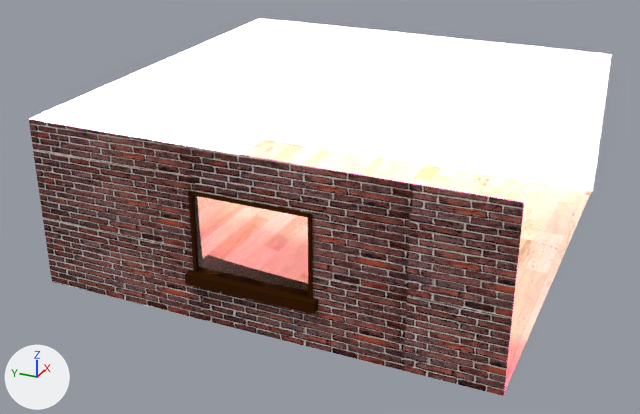
The Blender file Projekt/01-Model/lw-raum.blend: old version first, new version second.
Rendered twice from a camera (50 mm lens) standing at (-29.0, -11.7, 15.3) and looking at (-1.3, 0.7, 1.4). Lighting does not change. The marker at lower left points along +X, +Y and +Z.
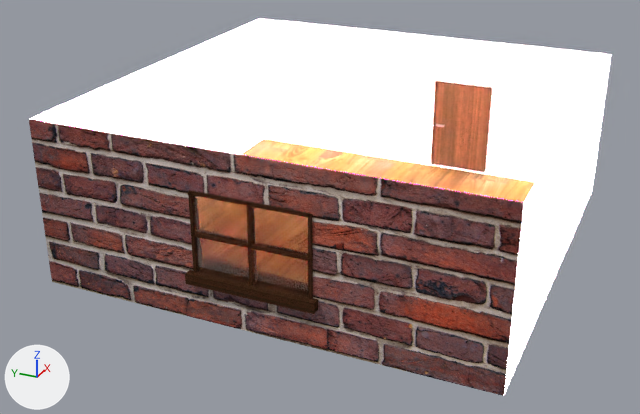
Where the change shows, as pixel boxes (x1, y1, x2, y2) in the pictures (640 x 414 px):
'Plane.005', surface changed
    both: (29, 119, 524, 396)
'Plane', surface changed (white to beige)
    both: (240, 139, 591, 393)
'Plane.006', added
    after: (504, 56, 611, 395)
'Plane.007', added (orange)
    after: (433, 83, 489, 173)
'Plane.008', added
    after: (430, 80, 493, 173)
'Cube.005', added (brown)
    after: (192, 232, 310, 261)
'Cube.004', added
    after: (246, 203, 254, 286)

The change, as a diff of the scene's bpy script:
```diff
--- a/Projekt/01-Model/lw-raum.blend.py
+++ b/Projekt/01-Model/lw-raum.blend.py
@@ img_lw_backstein_jpg @@
+img_lw_backstein_jpg = load_image('lw-backstein.jpg', '../02-Texture/lw-backstein.jpg', 1920, 1279, 'sRGB')
@@ img_lw_fußboden_jpg_001 @@
+img_lw_fußboden_jpg_001 = load_image('lw-fußboden.jpg.001', '../02-Texture/lw-fußboden.jpg', 1052, 703, 'sRGB')
@@ img_lw_holz2_jpg @@
+img_lw_holz2_jpg = load_image('lw-holz2.jpg', '../02-Texture/lw-holz2.jpg', 560, 410, 'sRGB')
@@ mat_material @@
 mat_material = diffuse_material('Material')
-mat_material.texture = img_lw_fußboden_jpg
+mat_material.texture = img_lw_fußboden_jpg_001
@@ mat_material_009 @@
 mat_material_009 = diffuse_material('Material.009')
-mat_material_009.texture = img_lw_raum_uv_map_texture_png
+mat_material_009.texture = img_lw_backstein_jpg
@@ mat_material_016 @@
+mat_material_016 = diffuse_material('Material.016')
+mat_material_016.base_color = (0.0291, 0.0125, 0.00732)  # brown #301d15
@@ mat_material_012 @@
+mat_material_012 = diffuse_material('Material.012')
+mat_material_012.base_color = (255.0, 193.0, 193.0)  # white #ffffff
@@ mat_material_011 @@
+mat_material_011 = diffuse_material('Material.011')
+mat_material_011.texture = img_lw_holz2_jpg
@@ mat_material_010 @@
+mat_material_010 = diffuse_material('Material.010')
+mat_material_010.texture = img_lw_holz2_jpg
@@ mat_material_014 @@
+mat_material_014 = diffuse_material('Material.014')
+mat_material_014.texture = img_lw_holz2_jpg
@@ me_plane_008 @@
+me_plane_008.from_pydata([(-1.0, -1.0, 0.0), (1.0, -1.0, 0.0), (-1.0, 1.0, 0.0), (1.0, 1.0, 0.0)], [], [(0, 1, 3, 2)])
+me_plane_008.materials.append(mat_material_016)  # brown #301d15
@@ me_plane_006 @@
+me_plane_006.from_pydata([(-1.0, -1.0, 0.0), (1.0, -1.0, 0.0), (-1.0, 1.0, 0.0), (1.0, 1.0, 0.0)], [], [(0, 1, 3, 2)])
+me_plane_006.materials.append(mat_material_012)  # white #ffffff
@@ me_cube_005 @@
+me_cube_005.from_pydata(...)  # a box spanning x -1.0..1.0, y -1.0..1.0, z -1.0..1.0
+me_cube_005.materials.append(mat_material_011)  # picture img_lw_holz2_jpg
@@ me_cube_004 @@
+me_cube_004.from_pydata(...)  # a box spanning x -1.0..1.0, y -1.0..1.0, z -1.0..1.0
+me_cube_004.materials.append(mat_material_010)  # picture img_lw_holz2_jpg
@@ me_plane_007 @@
+me_plane_007.from_pydata(...)  # 4 vertices, 1 face; spans x -1.0..1.0, y -1.0..1.0, z 0.0
+me_plane_007.materials.append(mat_material_014)  # picture img_lw_holz2_jpg
@@ ob_plane_008 @@
+ob_plane_008 = bpy.data.objects.new('Plane.008', me_plane_008)
+ob_plane_008.location = (7.99, -2.0, 2.04)
+ob_plane_008.rotation_euler = (0.0, 1.571, 0.0)  # degrees (0, 90, 0)
+ob_plane_008.scale = (2.02, -1.31, 3.42)
@@ ob_plane_006 @@
+ob_plane_006 = bpy.data.objects.new('Plane.006', me_plane_006)
+ob_plane_006.location = (0.0, -8.0, 3.0)
+ob_plane_006.rotation_euler = (3.142, 1.571, 1.571)  # degrees (180, 90, 90)
+ob_plane_006.scale = (3.0, 8.0, 4.0)
@@ ob_cube_005 @@
+ob_cube_005 = bpy.data.objects.new('Cube.005', me_cube_005)
+ob_cube_005.location = (-8.0, 0.0, 3.1)
+ob_cube_005.scale = (-0.0793, 2.0, -0.055)
@@ ob_cube_004 @@
+ob_cube_004 = bpy.data.objects.new('Cube.004', me_cube_004)
+ob_cube_004.location = (-8.0, 0.0, 3.1)
+ob_cube_004.rotation_euler = (1.571, 0.0, 0.0)  # degrees (90, 0, 0)
+ob_cube_004.scale = (-0.0793, -1.45, -0.055)
@@ ob_plane_007 @@
+ob_plane_007 = bpy.data.objects.new('Plane.007', me_plane_007)
+ob_plane_007.location = (7.98, -2.0, 2.0)
+ob_plane_007.rotation_euler = (0.0, 1.571, 0.0)  # degrees (0, 90, 0)
+ob_plane_007.scale = (1.97, -1.15, 3.0)
```
